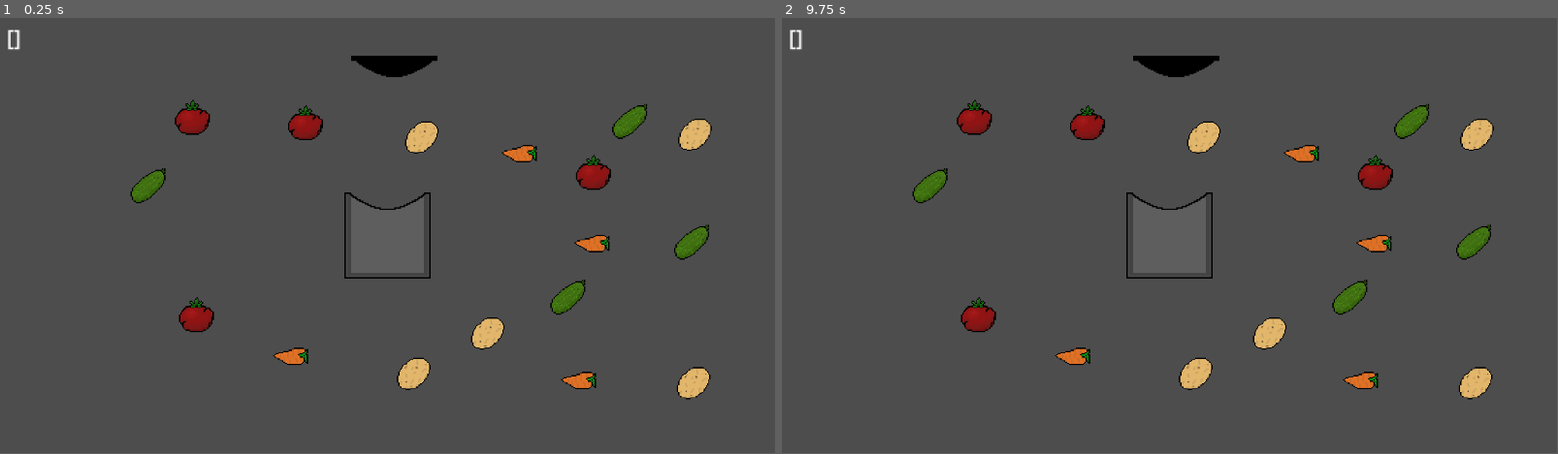
Above: before the commit, frames 1-2 (left to right).
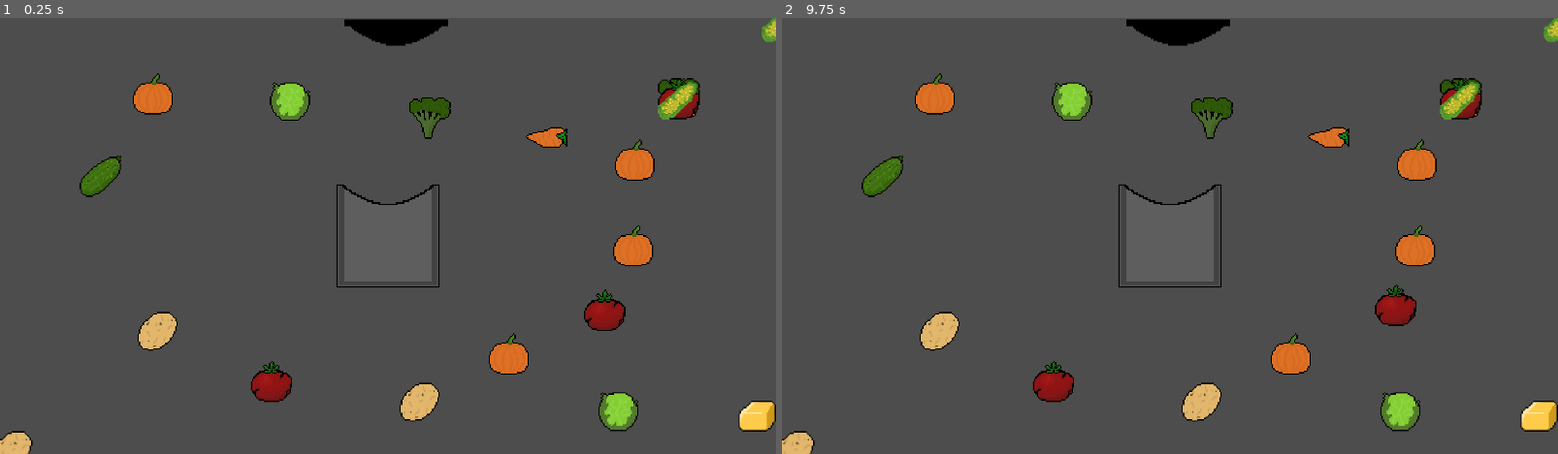
Above: after the commit, the same moments.

Repository: Olikli55/CookingGamePrototype
Game: Godot game, scene res://Scenes/level.tscn
Same seed, same stepped clock (60 frames per second), same inputs: the game is played once before the commit and once after it.
Inputs (mouse positions are in pixels of both pictures, inside the frame that each line leads up to):
- Up to frame 1 (0.25 s): no input
- Up to frame 2 (9.75 s): tap Enter at 0.5, 2, 3.5 s; move the mouse to (1177, 65) at 0.52 s; click (1177, 65) at 0.6 s; tap Space at 1.25, 2.75, 4.25 s; move the mouse to (1410, 122) at 1.27 s; click (1410, 122) at 1.35 s; move the mouse to (1301, 153) at 2.02 s; click (1301, 153) at 2.1 s; move the mouse to (1371, 244) at 2.77 s; click (1371, 244) at 2.85 s; move the mouse to (1371, 170) at 3.52 s; click (1371, 170) at 3.6 s; move the mouse to (1348, 297) at 4.27 s; click (1348, 297) at 4.35 s; move the mouse to (1084, 122) at 5.02 s; click (1084, 122) at 5.1 s; move the mouse to (1480, 135) at 5.77 s; click (1480, 135) at 5.85 s; move the mouse to (1201, 135) at 6.52 s; click (1201, 135) at 6.6 s; move the mouse to (1270, 331) at 7.27 s; click (1270, 331) at 7.35 s; move the mouse to (976, 314) at 8.02 s; click (976, 314) at 8.1 s; move the mouse to (1069, 358) at 8.77 s; click (1069, 358) at 8.85 s; move the mouse to (1402, 301) at 9.52 s; click (1402, 301) at 9.6 s
In our replay, the window is 799x449 before the commit and 800x450 after it. These sizes can differ from the game's own. Grey fills any space a smaller window leaves; there, only what the larger window draws over its background counts as a difference.

The runs differ from the first frame. In frame 1, 10% of the frame differs, in the area x 0-100%, y 0-100%; in frame 2, 10%.

Commit message:
new recipes. Fixed some buggs.

Diff:
--- /dev/null
+++ b/Resources/Ingredients/Broccoli.tres
@@ -0,0 +1,10 @@
+[gd_resource type="Resource" script_class="Ingredient" format=3 uid="uid://de03ny40hyxm0"]
+
+[ext_resource type="Script" uid="uid://bh3xlidkroi7r" path="res://Scripts/ResourcesScripts/ingredient_resource.gd" id="1_7cmaq"]
+[ext_resource type="Texture2D" uid="uid://c1n2ktxeqtyjc" path="res://Assets/Vegetable/Broccoli.png" id="2_jcbl1"]
+
+[resource]
+script = ExtResource("1_7cmaq")
+texture = ExtResource("2_jcbl1")
+name = "Broccoli"
+metadata/_custom_type_script = "uid://bh3xlidkroi7r"
--- /dev/null
+++ b/Resources/Ingredients/Butter.tres
@@ -0,0 +1,10 @@
+[gd_resource type="Resource" script_class="Ingredient" format=3 uid="uid://byvqou4e0tfw2"]
+
+[ext_resource type="Script" uid="uid://bh3xlidkroi7r" path="res://Scripts/ResourcesScripts/ingredient_resource.gd" id="1_4lphg"]
+[ext_resource type="Texture2D" uid="uid://bvxng0e7mnms8" path="res://Assets/Ingredient/Butter.png" id="2_cqyus"]
+
+[resource]
+script = ExtResource("1_4lphg")
+texture = ExtResource("2_cqyus")
+name = "Butter"
+metadata/_custom_type_script = "uid://bh3xlidkroi7r"
--- /dev/null
+++ b/Resources/Ingredients/Cabbage.tres
@@ -0,0 +1,10 @@
+[gd_resource type="Resource" script_class="Ingredient" format=3 uid="uid://dpx0pj35r2p6f"]
+
+[ext_resource type="Script" uid="uid://bh3xlidkroi7r" path="res://Scripts/ResourcesScripts/ingredient_resource.gd" id="1_le4dr"]
+[ext_resource type="Texture2D" uid="uid://bdej81jm7i3yx" path="res://Assets/Vegetable/Cabbage.png" id="2_8p2e2"]
+
+[resource]
+script = ExtResource("1_le4dr")
+texture = ExtResource("2_8p2e2")
+name = "Cabbage"
+metadata/_custom_type_script = "uid://bh3xlidkroi7r"
--- a/Resources/Ingredients/Carrot.tres
+++ b/Resources/Ingredients/Carrot.tres
@@ -1,7 +1,7 @@
 [gd_resource type="Resource" script_class="Ingredient" format=3 uid="uid://d3pe1xlukqehp"]
 
 [ext_resource type="Script" uid="uid://bh3xlidkroi7r" path="res://Scripts/ResourcesScripts/ingredient_resource.gd" id="1_jrthp"]
-[ext_resource type="Texture2D" uid="uid://dofw8e5wd7l6y" path="res://Assets/Carrot.png" id="2_jrthp"]
+[ext_resource type="Texture2D" uid="uid://dofw8e5wd7l6y" path="res://Assets/Vegetable/Carrot.png" id="2_jrthp"]
 
 [resource]
 script = ExtResource("1_jrthp")
--- /dev/null
+++ b/Resources/Ingredients/Corn.tres
@@ -0,0 +1,10 @@
+[gd_resource type="Resource" script_class="Ingredient" format=3 uid="uid://dulwx7jo8jy53"]
+
+[ext_resource type="Script" uid="uid://bh3xlidkroi7r" path="res://Scripts/ResourcesScripts/ingredient_resource.gd" id="1_ttm41"]
+[ext_resource type="Texture2D" uid="uid://cxpck1y864x52" path="res://Assets/Vegetable/Corn.png" id="2_7ix6v"]
+
+[resource]
+script = ExtResource("1_ttm41")
+texture = ExtResource("2_7ix6v")
+name = "Corn"
+metadata/_custom_type_script = "uid://bh3xlidkroi7r"
--- a/Resources/Ingredients/Cucamber.tres
+++ b/Resources/Ingredients/Cucamber.tres
@@ -1,7 +1,7 @@
 [gd_resource type="Resource" script_class="Ingredient" format=3 uid="uid://b86nv208ok6hj"]
 
 [ext_resource type="Script" uid="uid://bh3xlidkroi7r" path="res://Scripts/ResourcesScripts/ingredient_resource.gd" id="1_mlj76"]
-[ext_resource type="Texture2D" uid="uid://n5ptsid1kxcn" path="res://Assets/Cucamber.png" id="2_kqr8v"]
+[ext_resource type="Texture2D" uid="uid://n5ptsid1kxcn" path="res://Assets/Vegetable/Cucamber.png" id="2_kqr8v"]
 
 [resource]
 script = ExtResource("1_mlj76")
--- a/Resources/Ingredients/Potato.tres
+++ b/Resources/Ingredients/Potato.tres
@@ -1,7 +1,7 @@
 [gd_resource type="Resource" script_class="Ingredient" format=3 uid="uid://cqc84wtb45qw3"]
 
 [ext_resource type="Script" uid="uid://bh3xlidkroi7r" path="res://Scripts/ResourcesScripts/ingredient_resource.gd" id="1_yp5pn"]
-[ext_resource type="Texture2D" uid="uid://t4wc06ltsc0t" path="res://Assets/Potato.png" id="2_2j33n"]
+[ext_resource type="Texture2D" uid="uid://t4wc06ltsc0t" path="res://Assets/Vegetable/Potato.png" id="2_2j33n"]
 
 [resource]
 script = ExtResource("1_yp5pn")
--- /dev/null
+++ b/Resources/Ingredients/Pumpkin.tres
@@ -0,0 +1,10 @@
+[gd_resource type="Resource" script_class="Ingredient" format=3 uid="uid://dqulpglpwh4v2"]
+
+[ext_resource type="Script" uid="uid://bh3xlidkroi7r" path="res://Scripts/ResourcesScripts/ingredient_resource.gd" id="1_58gax"]
+[ext_resource type="Texture2D" uid="uid://cag78b1nc6imy" path="res://Assets/Vegetable/Pumpking.png" id="2_2g1m0"]
+
+[resource]
+script = ExtResource("1_58gax")
+texture = ExtResource("2_2g1m0")
+name = "Pumpkin"
+metadata/_custom_type_script = "uid://bh3xlidkroi7r"
--- a/Resources/Ingredients/Tomato.tres
+++ b/Resources/Ingredients/Tomato.tres
@@ -1,7 +1,7 @@
 [gd_resource type="Resource" script_class="Ingredient" format=3 uid="uid://kps1i8aoyago"]
 
 [ext_resource type="Script" uid="uid://bh3xlidkroi7r" path="res://Scripts/ResourcesScripts/ingredient_resource.gd" id="1_letg4"]
-[ext_resource type="Texture2D" uid="uid://cs8iw65j826de" path="res://Assets/Tomato.png" id="2_27xmk"]
+[ext_resource type="Texture2D" uid="uid://cs8iw65j826de" path="res://Assets/Vegetable/Tomato.png" id="2_27xmk"]
 
 [resource]
 script = ExtResource("1_letg4")
--- /dev/null
+++ b/Resources/Meals/ButteredBroccoliMash.tres
@@ -0,0 +1,11 @@
+[gd_resource type="Resource" script_class="Meal" format=3 uid="uid://chnvun3hqx5g6"]
+
+[ext_resource type="Script" uid="uid://csvol717v8lgf" path="res://Scripts/ResourcesScripts/meals.gd" id="1_vcnu6"]
+[ext_resource type="Texture2D" uid="uid://dkbuwf620y8yw" path="res://Assets/Meals/ButteredBroccoliMash.png" id="2_gwunr"]
+
+[resource]
+script = ExtResource("1_vcnu6")
+texture = ExtResource("2_gwunr")
+name = "Buttered Broccoli Mash"
+sellCost = 200
+metadata/_custom_type_script = "uid://csvol717v8lgf"
--- a/Resources/Meals/PotatoSoupMeal.tres
+++ b/Resources/Meals/PotatoSoupMeal.tres
@@ -1,7 +1,7 @@
 [gd_resource type="Resource" script_class="Meal" format=3 uid="uid://cupqscn1yyutj"]
 
 [ext_resource type="Script" uid="uid://csvol717v8lgf" path="res://Scripts/ResourcesScripts/meals.gd" id="1_8r3rr"]
-[ext_resource type="Texture2D" uid="uid://bug8jtn67wrxm" path="res://Assets/PotatoSoup.png" id="2_ehh8d"]
+[ext_resource type="Texture2D" uid="uid://bug8jtn67wrxm" path="res://Assets/Meals/PotatoSoup.png" id="2_ehh8d"]
 
 [resource]
 script = ExtResource("1_8r3rr")
--- /dev/null
+++ b/Resources/Recipes/ButteredBroccoliMashRecipe.tres
@@ -0,0 +1,15 @@
+[gd_resource type="Resource" script_class="IngredientRecipe" format=3 uid="uid://b38m0r1smnrya"]
+
+[ext_resource type="Script" uid="uid://bh3xlidkroi7r" path="res://Scripts/ResourcesScripts/ingredient_resource.gd" id="1_cfnyw"]
+[ext_resource type="Resource" uid="uid://de03ny40hyxm0" path="res://Resources/Ingredients/Broccoli.tres" id="2_lk7vi"]
+[ext_resource type="Resource" uid="uid://cqc84wtb45qw3" path="res://Resources/Ingredients/Potato.tres" id="3_v5mm0"]
+[ext_resource type="Resource" uid="uid://byvqou4e0tfw2" path="res://Resources/Ingredients/Butter.tres" id="4_7sn1u"]
+[ext_resource type="Resource" uid="uid://chnvun3hqx5g6" path="res://Resources/Meals/ButteredBroccoliMash.tres" id="5_47m4w"]
+[ext_resource type="Script" uid="uid://ct2ld7a7qnr0r" path="res://Scripts/ResourcesScripts/recipes_resource.gd" id="6_2d585"]
+
+[resource]
+script = ExtResource("6_2d585")
+name = "Buttered Broccoli Mash"
+ingredients = Array[ExtResource("1_cfnyw")]([ExtResource("2_lk7vi"), ExtResource("2_lk7vi"), ExtResource("3_v5mm0"), ExtResource("3_v5mm0"), ExtResource("4_7sn1u")])
+output = ExtResource("5_47m4w")
+metadata/_custom_type_script = "uid://ct2ld7a7qnr0r"
--- a/Scenes/ingredient.tscn
+++ b/Scenes/ingredient.tscn
@@ -3,24 +3,35 @@
 [ext_resource type="Script" uid="uid://dr8magg0empex" path="res://ingredient.gd" id="1_vp2j4"]
 [ext_resource type="Resource" uid="uid://d3pe1xlukqehp" path="res://Resources/Ingredients/Carrot.tres" id="2_dii2p"]
 [ext_resource type="PackedScene" uid="uid://sopnhvwqr008" path="res://Scenes/draggable_component.tscn" id="2_pc44i"]
-[ext_resource type="Texture2D" uid="uid://t4wc06ltsc0t" path="res://Assets/Potato.png" id="3_dii2p"]
+[ext_resource type="Texture2D" uid="uid://t4wc06ltsc0t" path="res://Assets/Vegetable/Potato.png" id="3_dii2p"]
 [ext_resource type="PackedScene" uid="uid://dksjqvol5yloi" path="res://Scenes/snap_component.tscn" id="3_pc44i"]
+[ext_resource type="Script" uid="uid://bh3xlidkroi7r" path="res://Scripts/ResourcesScripts/ingredient_resource.gd" id="3_pw1uj"]
+[ext_resource type="Resource" uid="uid://cqc84wtb45qw3" path="res://Resources/Ingredients/Potato.tres" id="4_g5ovv"]
+[ext_resource type="Resource" uid="uid://dulwx7jo8jy53" path="res://Resources/Ingredients/Corn.tres" id="5_4mn7r"]
 [ext_resource type="PackedScene" uid="uid://cwrsvkjxxyphm" path="res://Scenes/movment_component.tscn" id="5_ww4r6"]
+[ext_resource type="Resource" uid="uid://kps1i8aoyago" path="res://Resources/Ingredients/Tomato.tres" id="6_y0cqo"]
+[ext_resource type="Resource" uid="uid://dpx0pj35r2p6f" path="res://Resources/Ingredients/Cabbage.tres" id="7_jcdt4"]
+[ext_resource type="Resource" uid="uid://dqulpglpwh4v2" path="res://Resources/Ingredients/Pumpkin.tres" id="8_ojbxu"]
+[ext_resource type="Resource" uid="uid://de03ny40hyxm0" path="res://Resources/Ingredients/Broccoli.tres" id="9_x6a7c"]
+[ext_resource type="Resource" uid="uid://b86nv208ok6hj" path="res://Resources/Ingredients/Cucamber.tres" id="10_hg3yj"]
+[ext_resource type="Resource" uid="uid://byvqou4e0tfw2" path="res://Resources/Ingredients/Butter.tres" id="11_g5ovv"]
 
 [sub_resource type="RectangleShape2D" id="RectangleShape2D_vp2j4"]
-size = Vector2(32, 16)
+size = Vector2(32, 20)
 
-[node name="Ingredient" type="Node2D" unique_id=478603334 node_paths=PackedStringArray("texture", "snapComponent")]
+[node name="Ingredient" type="Node2D" unique_id=478603334 node_paths=PackedStringArray("snapComponent")]
 script = ExtResource("1_vp2j4")
-texture = NodePath("Texture")
 snapComponent = NodePath("SnapComponent")
 ingredient = ExtResource("2_dii2p")
+randomResourcesArray = Array[ExtResource("3_pw1uj")]([ExtResource("4_g5ovv"), ExtResource("2_dii2p"), ExtResource("5_4mn7r"), ExtResource("6_y0cqo"), ExtResource("7_jcdt4"), ExtResource("8_ojbxu"), ExtResource("9_x6a7c"), ExtResource("10_hg3yj"), ExtResource("11_g5ovv")])
 
 [node name="Texture" type="Sprite2D" parent="." unique_id=1591209235]
 scale = Vector2(0.8, 0.8)
 texture = ExtResource("3_dii2p")
 
 [node name="Hitbox" type="Area2D" parent="." unique_id=850231425]
+collision_layer = 4
+collision_mask = 5
 
 [node name="CollisionShape2D" type="CollisionShape2D" parent="Hitbox" unique_id=1055509622]
 visible = false
@@ -30,8 +41,7 @@
 hitbox = NodePath("../Hitbox")
 movmentComponent = NodePath("../MovmentComponent")
 
-[node name="SnapComponent" parent="." unique_id=1225860492 node_paths=PackedStringArray("parent", "hitbox", "dragComponent", "movmentComponent") instance=ExtResource("3_pc44i")]
-parent = NodePath("..")
+[node name="SnapComponent" parent="." unique_id=1225860492 node_paths=PackedStringArray("hitbox", "dragComponent", "movmentComponent") instance=ExtResource("3_pc44i")]
 hitbox = NodePath("../Hitbox")
 snapPointGrupName = "IngredientSnapPoint"
 dragComponent = NodePath("../DraggableComponent")
--- /dev/null
+++ b/Scenes/ingredients_spawn.tscn
@@ -0,0 +1,15 @@
+[gd_scene format=3 uid="uid://b5xukj365oqnq"]
+
+[ext_resource type="Script" uid="uid://blf1v85hwupw4" path="res://Scripts/ingredients_spawn.gd" id="1_roiqu"]
+
+[sub_resource type="CircleShape2D" id="CircleShape2D_roiqu"]
+radius = 16.03122
+
+[node name="IngredientsSpawn" type="Node2D" unique_id=1709327713 node_paths=PackedStringArray("hitbox")]
+script = ExtResource("1_roiqu")
+hitbox = NodePath("Hitbox")
+
+[node name="Hitbox" type="Area2D" parent="." unique_id=2122881132]
+
+[node name="CollisionShape2D" type="CollisionShape2D" parent="Hitbox" unique_id=1482852803]
+shape = SubResource("CircleShape2D_roiqu")
--- a/Scenes/level.tscn
+++ b/Scenes/level.tscn
@@ -4,9 +4,6 @@
 [ext_resource type="PackedScene" uid="uid://d14l6rfyi83yg" path="res://Scenes/pot_cover.tscn" id="2_k5f4k"]
 [ext_resource type="PackedScene" uid="uid://dy6sgkcan5iik" path="res://Scenes/ingredient.tscn" id="3_6phgx"]
 [ext_resource type="Script" uid="uid://cxfx2pikwaw81" path="res://Scripts/labelTESTING.gd" id="4_81xng"]
-[ext_resource type="Resource" uid="uid://kps1i8aoyago" path="res://Resources/Ingredients/Tomato.tres" id="5_0f350"]
-[ext_resource type="Resource" uid="uid://b86nv208ok6hj" path="res://Resources/Ingredients/Cucamber.tres" id="5_8c0lf"]
-[ext_resource type="Resource" uid="uid://cqc84wtb45qw3" path="res://Resources/Ingredients/Potato.tres" id="5_wqkje"]
 
 [node name="Level" type="Node2D" unique_id=1013886309]
 
@@ -17,7 +14,7 @@
 position = Vector2(5, -126)
 
 [node name="Camera2D" type="Camera2D" parent="." unique_id=1345546045]
-zoom = Vector2(2, 2)
+zoom = Vector2(4, 4)
 
 [node name="Label" type="Label" parent="." unique_id=822039537]
 offset_left = -283.0
@@ -30,66 +27,90 @@
 
 [node name="Ingredient1" parent="Ingredients" unique_id=478603334 instance=ExtResource("3_6phgx")]
 position = Vector2(180, -85)
-ingredient = ExtResource("5_8c0lf")
+ingredient = null
+
+[node name="Ingredient18" parent="Ingredients" unique_id=280636291 instance=ExtResource("3_6phgx")]
+position = Vector2(180, -85)
+ingredient = null
+
+[node name="Ingredient19" parent="Ingredients" unique_id=506166748 instance=ExtResource("3_6phgx")]
+position = Vector2(180, -85)
+ingredient = null
+
+[node name="Ingredient20" parent="Ingredients" unique_id=1402983153 instance=ExtResource("3_6phgx")]
+position = Vector2(180, -85)
+ingredient = null
+
+[node name="Ingredient21" parent="Ingredients" unique_id=1552677834 instance=ExtResource("3_6phgx")]
+position = Vector2(180, -85)
+ingredient = null
 
 [node name="Ingredient2" parent="Ingredients" unique_id=145808714 instance=ExtResource("3_6phgx")]
 position = Vector2(98, -61)
+ingredient = null
 
 [node name="Ingredient3" parent="Ingredients" unique_id=942539979 instance=ExtResource("3_6phgx")]
 position = Vector2(152, 6)
+ingredient = null
 
 [node name="Ingredient4" parent="Ingredients" unique_id=1772810876 instance=ExtResource("3_6phgx")]
 position = Vector2(153, -47)
-ingredient = ExtResource("5_0f350")
+ingredient = null
 
 [node name="Ingredient5" parent="Ingredients" unique_id=197894952 instance=ExtResource("3_6phgx")]
 position = Vector2(134, 46)
-ingredient = ExtResource("5_8c0lf")
+ingredient = null
 
 [node name="Ingredient6" parent="Ingredients" unique_id=1055948305 instance=ExtResource("3_6phgx")]
 position = Vector2(-61, -84)
-ingredient = ExtResource("5_0f350")
+ingredient = null
 
 [node name="Ingredient7" parent="Ingredients" unique_id=1366028790 instance=ExtResource("3_6phgx")]
-position = Vector2(229, -75)
-ingredient = ExtResource("5_wqkje")
+position = Vector2(244, -133)
+ingredient = null
 
 [node name="Ingredient8" parent="Ingredients" unique_id=1762381609 instance=ExtResource("3_6phgx")]
 position = Vector2(26, -73)
-ingredient = ExtResource("5_wqkje")
+ingredient = null
 
 [node name="Ingredient9" parent="Ingredients" unique_id=653693429 instance=ExtResource("3_6phgx")]
 position = Vector2(75, 73)
-ingredient = ExtResource("5_wqkje")
+ingredient = null
 
 [node name="Ingredient10" parent="Ingredients" unique_id=2013481237 instance=ExtResource("3_6phgx")]
 position = Vector2(-142, 59)
-ingredient = ExtResource("5_0f350")
+ingredient = null
 
 [node name="Ingredient11" parent="Ingredients" unique_id=1008538584 instance=ExtResource("3_6phgx")]
 position = Vector2(-72, 90)
+ingredient = null
 
 [node name="Ingredient12" parent="Ingredients" unique_id=1181338110 instance=ExtResource("3_6phgx")]
 position = Vector2(228, 110)
-ingredient = ExtResource("5_wqkje")
+ingredient = null
 
 [node name="Ingredient13" parent="Ingredients" unique_id=1122846072 instance=ExtResource("3_6phgx")]
 position = Vector2(-178, -37)
-ingredient = ExtResource("5_8c0lf")
+ingredient = null
 
 [node name="Ingredient14" parent="Ingredients" unique_id=602675198 instance=ExtResource("3_6phgx")]
 position = Vector2(20, 103)
-ingredient = ExtResource("5_wqkje")
+ingredient = null
 
 [node name="Ingredient15" parent="Ingredients" unique_id=36953891 instance=ExtResource("3_6phgx")]
 position = Vector2(-145, -88)
-ingredient = ExtResource("5_0f350")
+ingredient = null
 
 [node name="Ingredient16" parent="Ingredients" unique_id=1727466140 instance=ExtResource("3_6phgx")]
 position = Vector2(142, 108)
+ingredient = null
 
 [node name="Ingredient17" parent="Ingredients" unique_id=1323552018 instance=ExtResource("3_6phgx")]
-position = Vector2(226, 5)
-ingredient = ExtResource("5_8c0lf")
+position = Vector2(-232, 133)
+ingredient = null
 
 [node name="Meals" type="Node2D" parent="." unique_id=1629945370]
+
+[node name="SpawnPoints" type="Node2D" parent="." unique_id=50544807]
+
+[node name="Node2D" type="Node2D" parent="SpawnPoints" unique_id=551971299]
--- a/Scenes/meal.tscn
+++ b/Scenes/meal.tscn
@@ -1,7 +1,7 @@
 [gd_scene format=3 uid="uid://dqsv5tvm5gxf3"]
 
 [ext_resource type="Script" uid="uid://3o8n3u62pw5s" path="res://Scripts/meal.gd" id="1_0hskh"]
-[ext_resource type="Texture2D" uid="uid://bug8jtn67wrxm" path="res://Assets/PotatoSoup.png" id="2_0hskh"]
+[ext_resource type="Texture2D" uid="uid://bug8jtn67wrxm" path="res://Assets/Meals/PotatoSoup.png" id="2_0hskh"]
 [ext_resource type="PackedScene" uid="uid://sopnhvwqr008" path="res://Scenes/draggable_component.tscn" id="3_j4rbo"]
 [ext_resource type="PackedScene" uid="uid://cwrsvkjxxyphm" path="res://Scenes/movment_component.tscn" id="5_vtu7g"]
 
--- a/Scenes/pot.tscn
+++ b/Scenes/pot.tscn
@@ -5,13 +5,14 @@
 [ext_resource type="Script" uid="uid://mvsyrwpg4j21" path="res://Scripts/pot.gd" id="1_rj0eo"]
 [ext_resource type="Script" uid="uid://ct2ld7a7qnr0r" path="res://Scripts/ResourcesScripts/recipes_resource.gd" id="2_kvtqg"]
 [ext_resource type="Resource" uid="uid://bm5ttym18v1ly" path="res://Resources/Recipes/PotatoSoupRecipe.tres" id="3_sptmv"]
+[ext_resource type="Resource" uid="uid://b38m0r1smnrya" path="res://Resources/Recipes/ButteredBroccoliMashRecipe.tres" id="4_sptmv"]
 
 [sub_resource type="RectangleShape2D" id="RectangleShape2D_rj0eo"]
 size = Vector2(20, 13.5)
 
 [node name="Pot" type="Node2D" unique_id=733976009]
 script = ExtResource("1_rj0eo")
-recipes = Array[ExtResource("2_kvtqg")]([ExtResource("3_sptmv")])
+recipes = Array[ExtResource("2_kvtqg")]([ExtResource("3_sptmv"), ExtResource("4_sptmv")])
 
 [node name="CokkingPot" type="Sprite2D" parent="." unique_id=1799729411]
 texture = ExtResource("1_cc2i1")
--- a/Scripts/draggable_component.gd
+++ b/Scripts/draggable_component.gd
@@ -25,7 +25,14 @@
 			isPickedUp = true
 
 	if isPickedUp:
-		if Input.is_action_just_released("Dragg"):isPickedUp = false;
+		if Input.is_action_just_released("Dragg"):
+			isPickedUp = false;
+			var overlappingAreas:= hitbox.get_overlapping_areas();
+			if overlappingAreas.size() > 0:
+				print(overlappingAreas.size());
+				var dir: = Vector2.RIGHT.rotated(randf_range(0, TAU));
+				velocity = dir.normalized() * 1000
+				print("velocity: ", velocity)
 
 
 		var mousePos:= parent.get_global_mouse_position()
@@ -38,7 +45,7 @@
 
 		else:
 			#gently slow down when neer mouse
-			velocity = velocity.lerp(Vector2.ZERO, 1)
+			velocity = velocity.lerp(Vector2.ZERO, 0.8)
 
 	else:
 		#slow down when the object is put down
--- /dev/null
+++ b/Scripts/ingredients_spawn.gd
@@ -0,0 +1,28 @@
+extends Node2D
+
+@export var ingredient:Ingredient
+var mouseInside:bool = false;
+@export var hitbox:Area2D;
+
+
+# Called when the node enters the scene tree for the first time.
+func _ready() -> void:
+	hitbox.mouse_entered.connect(_mouseEntered);
+	hitbox.mouse_exited.connect(_mouseeExited);
+
+# Called every frame. 'delta' is the elapsed time since the previous frame.
+func _process(delta: float) -> void:
+	if mouseInside:
+		if not Input.is_action_just_pressed("Dragg"):
+			return;
+
+
+
+
+
+
+
+func _mouseEntered() -> void:
+	mouseInside = true
+func _mouseeExited() -> void:
+	mouseInside = false
--- a/Scripts/pot.gd
+++ b/Scripts/pot.gd
@@ -23,14 +23,13 @@
 func cook() -> void:
 	for recipe:IngredientRecipe in recipes:
 		if recipe.ingredients.size() != Global.itemListInPot.size():
-			print("sorry wrong recipe");
-			print(Global.itemListInPot);
-			return;
+			continue;
 		for ingredient:Ingredient in recipe.ingredients:
 			if not Global.itemListInPot.has(ingredient.name):
-				print("sorry wrong recipe");
+				print("sorry wrong recipe", ingredient.name);
 				print(Global.itemListInPot);
-				return;
+				continue;
+
 
 		print("coocked: ", recipe.name);
 		var mealObject:MealObject = mealScene.instantiate();
@@ -38,3 +37,4 @@
 		await get_tree().process_frame
 		mealsObjects.add_child(mealObject)
 		Global.itemListInPot.clear()
+	print("worng recipe")
--- a/Scripts/snap_component.gd
+++ b/Scripts/snap_component.gd
@@ -42,4 +42,3 @@
 	if area.get_groups().has(snapPointGrupName) and enabled and dragComponent.isPickedUp:
 		snap = true;
 		snapObject = area;
-		print("ff")
--- a/ingredient.gd
+++ b/ingredient.gd
@@ -4,8 +4,12 @@
 @onready var texture: Sprite2D = $Texture
 @export var snapComponent:SnapComponent
 @export var ingredient:Ingredient;
+@export var randomResourcesArray:Array[Ingredient]
+
 
 func _ready() -> void:
+	if ingredient == null:
+		ingredient = randomResourcesArray.pick_random()
 	Global.potClosed.connect(func(): snapComponent.enabled = false)
 	Global.potOpened.connect(func(): snapComponent.enabled = true)
 	texture.texture = ingredient.texture
--- a/project.godot
+++ b/project.godot
@@ -10,7 +10,7 @@
 
 [application]
 
-config/name="Cooking"
+config/name="CookingRPG"
 run/main_scene="uid://c3gqibfbidq5q"
 config/features=PackedStringArray("4.6", "Forward Plus")
 boot_splash/bg_color=Color(0.054228567, 0.098821454, 0.20068517, 1)
@@ -21,10 +21,20 @@
 
 Global="*uid://cy6ig55pcntay"
 
+[display]
+
+window/size/viewport_width=1920
+window/size/viewport_height=1080
+window/stretch/mode="viewport"
+window/stretch/scale_mode="integer"
+
 [file_customization]
 
 folder_colors={
 "res://Assets/": "yellow",
+"res://Assets/Ingredient/": "red",
+"res://Assets/Meals/": "blue",
+"res://Assets/Vegetable/": "green",
 "res://Resources/": "blue",
 "res://Scenes/": "red",
 "res://Scripts/": "green"
Binary file added: Assets/Ingredient/Butter.png
Not shown, changed: Assets/Ingredient/Butter.png.import
Binary file added: Assets/Meals/ButteredBroccoliMash.png
Not shown, changed: Assets/Meals/ButteredBroccoliMash.png.import
Renamed: Assets/PotatoSoup.png -> Assets/Meals/PotatoSoup.png
Not shown, added: Assets/Meals/PotatoSoup.png.import
Binary file added: Assets/Vegetable/Broccoli.png
Not shown, added: Assets/Vegetable/Broccoli.png.import
Binary file added: Assets/Vegetable/Cabbage.png
Not shown, changed: Assets/Vegetable/Cabbage.png.import
Renamed: Assets/Carrot.png -> Assets/Vegetable/Carrot.png
Not shown, changed: Assets/Vegetable/Carrot.png.import
(and 11 more such lines)
